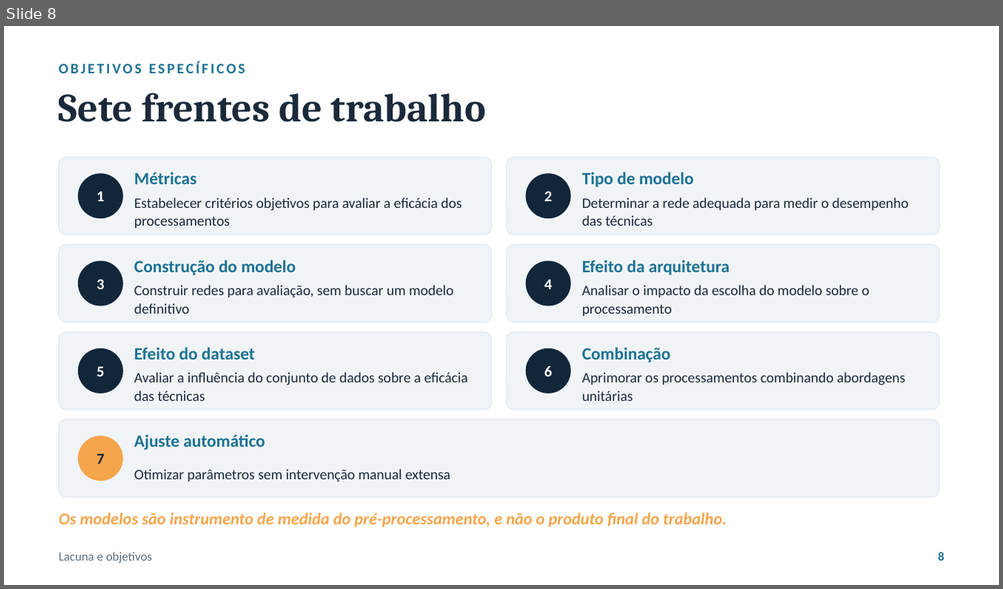
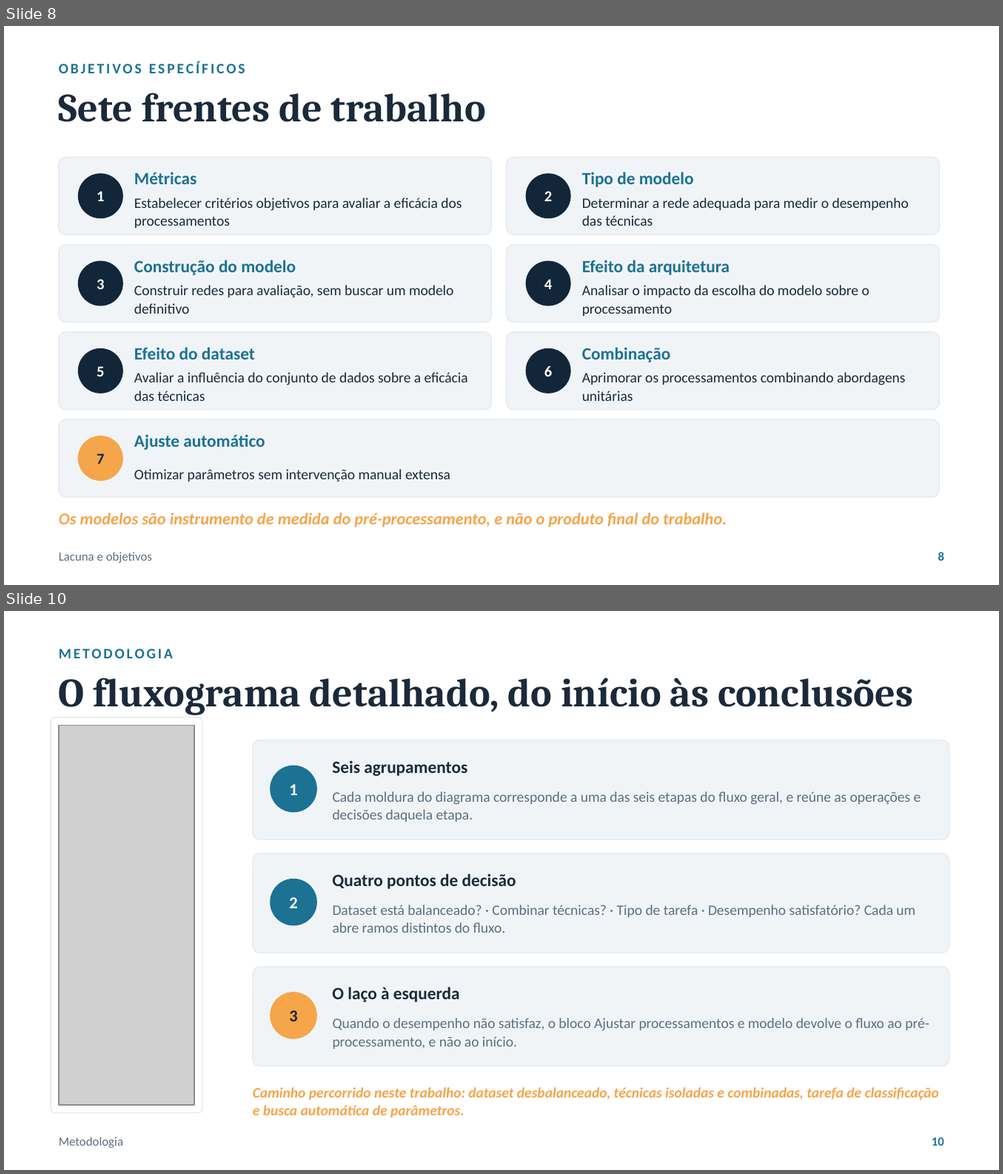
Before and after one commit to luanws/masters-thesis, a slide deck: presentation/defesa.pptx. Shown one above the other, each under a label of ours: slide 8 before the commit, slides 8 and 10 after it; the slides between them are not shown. The pictures are 1003x589 and 1003x1174 pixels, drawn with LibreOffice and Linux fonts; fonts in the diff are those of the drawing; grey boxes stand for pictures. Boxes give left, top, right and bottom in pixels: in the first picture for what was removed or moved away, otherwise in the second. Text is boxed around its words. In the diff, an @@ line names an element or a change of style, - is before the commit and + after.

```diff
--- a/presentation/defesa.pptx
+++ b/presentation/defesa.pptx
@@ slide 10 added at (4,611,999,1170), background #FFFFFF @@
@@ text added at (59,649,173,658), 10.5 pt, text #1C7293, bold @@
+METODOLOGIA
@@ text added at (59,678,913,715), 29 pt, text #1B2A3A, bold @@
+O fluxograma detalhado, do início às conclusões
@@ rounded rectangle added at (51,718,202,1113), fill #FFFFFF, outline #E4EAF0 0.75 pt @@
@@ picture added at (59,726,194,1105) @@
@@ rounded rectangle added at (253,741,949,840), fill #F1F4F7, outline #E4EAF0 0.75 pt @@
@@ text added at (332,760,467,776), 12.5 pt, text #1B2A3A, bold @@
+Seis agrupamentos
@@ ellipse added at (270,766,316,812), fill #1C7293, outline #1C7293 1 pt @@
@@ text added at (289,784,297,795), 12 pt, text #FFFFFF, bold @@
+1
@@ text added at (333,792,921,822), 10.5 pt, text #5C6F80 @@
+Cada moldura do diagrama corresponde a uma das seis etapas do fluxo geral, e reúne as operações e decisões daquela etapa.
@@ rounded rectangle added at (253,854,949,953), fill #F1F4F7, outline #E4EAF0 0.75 pt @@
@@ text added at (332,874,516,889), 12.5 pt, text #1B2A3A, bold @@
+Quatro pontos de decisão
@@ ellipse added at (270,880,316,925), fill #1C7293, outline #1C7293 1 pt @@
@@ text added at (289,897,297,908), 12 pt, text #FFFFFF, bold @@
+2
@@ text added at (333,905,915,933), 10.5 pt, text #5C6F80 @@
+Dataset está balanceado? · Combinar técnicas? · Tipo de tarefa · Desempenho satisfatório? Cada um abre ramos distintos do fluxo.
@@ rounded rectangle added at (253,967,949,1067), fill #F1F4F7, outline #E4EAF0 0.75 pt @@
@@ text added at (332,987,460,1002), 12.5 pt, text #1B2A3A, bold @@
+O laço à esquerda
@@ ellipse added at (270,993,316,1039), fill #F5A54A, outline #F5A54A 1 pt @@
@@ text added at (289,1011,297,1022), 12 pt, text #12263A, bold @@
+3
@@ text added at (333,1018,928,1049), 10.5 pt, text #5C6F80 @@
+Quando o desempenho não satisfaz, o bloco Ajustar processamentos e modelo devolve o fluxo ao pré-processamento, e não ao início.
@@ text added at (253,1088,939,1118), 10.5 pt, text #F5A54A, bold, italic @@
+Caminho percorrido neste trabalho: dataset desbalanceado, técnicas isoladas e combinadas, tarefa de classificação e busca automática de parâmetros.
@@ text added at (59,1137,123,1148), 9 pt, text #5C6F80 @@
+Metodologia
@@ text added at (931,1138,944,1146), 9 pt, text #1C7293, bold @@
+10
```
Also in this commit, not shown: 19 slides changed, 2 other slides added, 2 slides removed, 1 other file.
